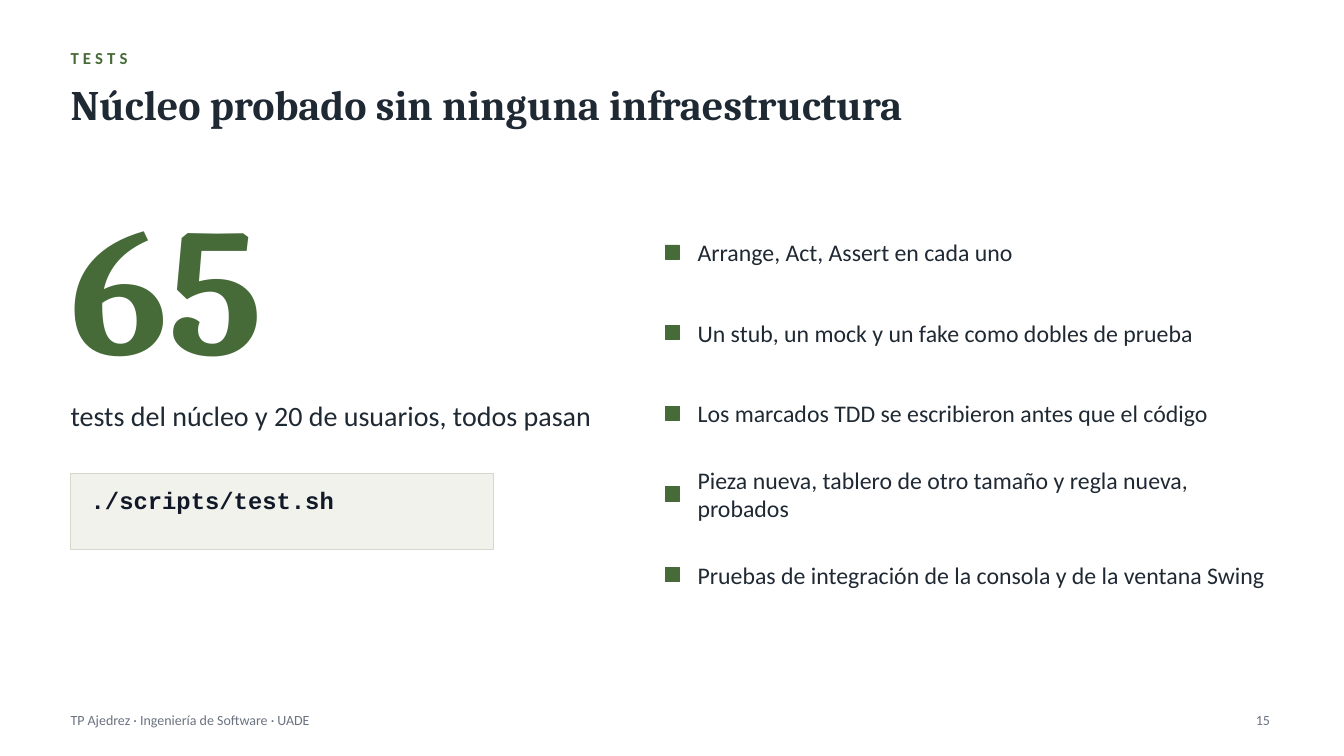
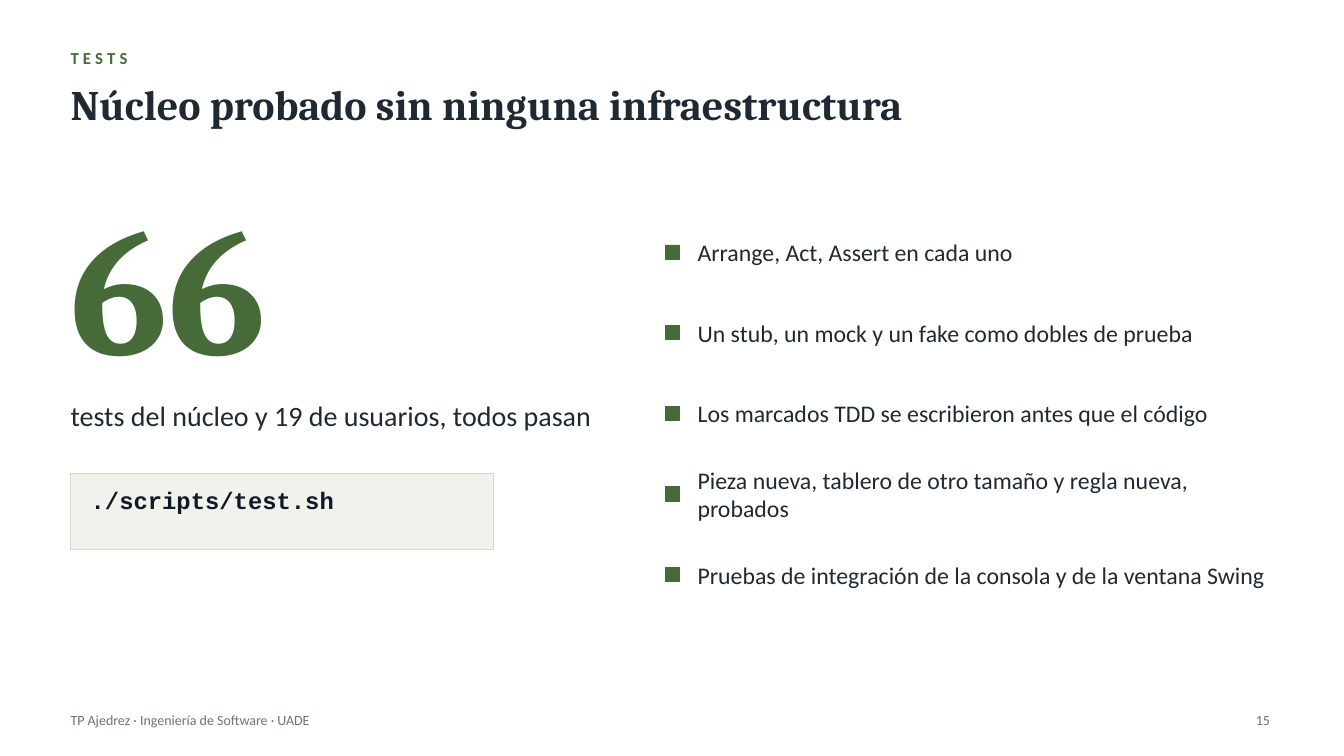
Before and after one commit to Ogstra/tp-ajedrez, a slide deck: slide 15 of docs/presentacion.pptx. Drawn at 1344x756 pixels with LibreOffice and Linux fonts; fonts in the diff are those of the drawing. Boxes give left, top, right and bottom in pixels: in the first picture for what was removed or moved away, otherwise in the second. Text is boxed around its words. In the diff, an @@ line names an element or a change of style, - is before the commit and + after.

Commit message:
Documentacion al dia y fuera los documentos de trabajo viejos
README, justificacion (y su docx), cambios de usuarios, lista del UML y presentacion con los
paquetes en ingles, StandardRules, el Decorator en las dos interfaces, BoardView, rehacer que
vuelve a anunciar el final y los conteos de pruebas. Se borran los planes de docs/superpowers,
ui-review.md y estado-final.md, que eran notas de trabajo y no entregables.

```diff
--- a/docs/presentacion.pptx
+++ b/docs/presentacion.pptx
@@ text at <box>71,231,267,357</box>: text changed @@
-65
+66
@@ text at <box>71,406,591,431</box>: text changed @@
-tests del núcleo y 20 de usuarios, todos pasan
+tests del núcleo y 19 de usuarios, todos pasan
```
Also in this commit, not shown: 3 other slides changed, 17 other files.
